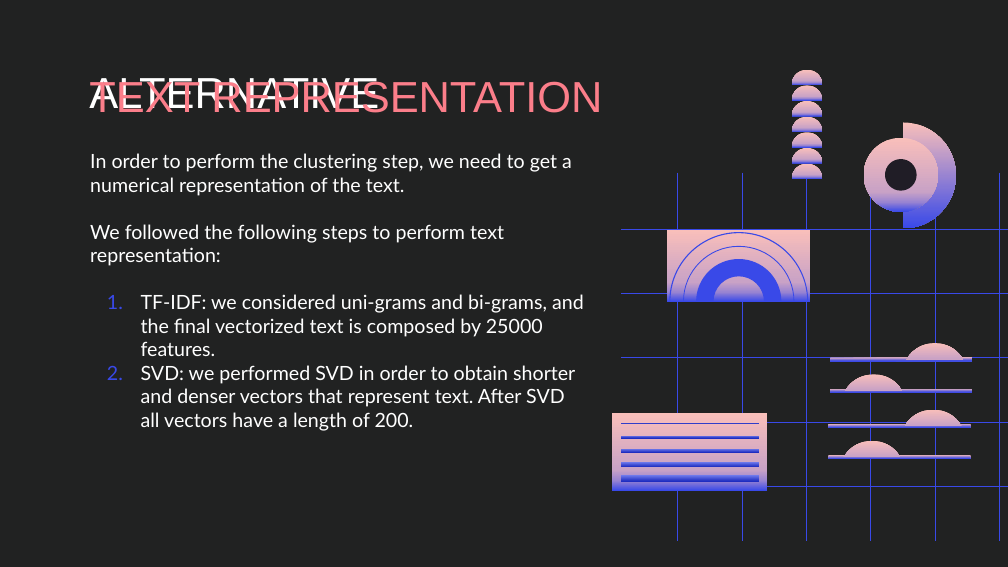
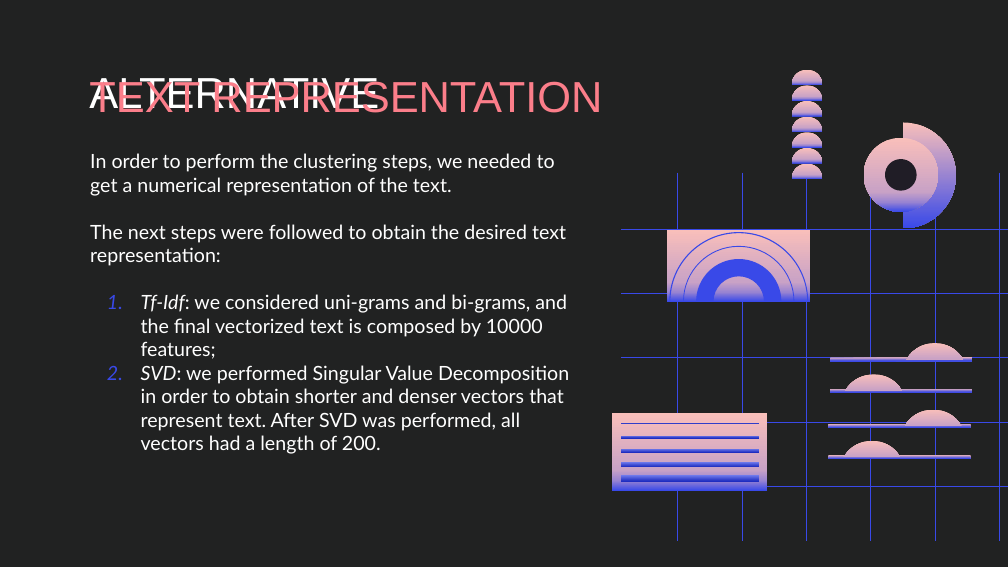
Before and after one commit to Blowdire/TextMiningProject, a slide deck: slide 19 of slideshow/TextMining-Slideshow.pptx (slide 21 before the commit). Drawn at 1008x567 pixels with LibreOffice and Linux fonts; fonts in the diff are those of the drawing. Boxes give left, top, right and bottom in pixels: in the first picture for what was removed or moved away, otherwise in the second. Text is boxed around its words. In the diff, an @@ line names an element or a change of style, - is before the commit and + after.

```diff
--- a/slideshow/TextMining-Slideshow.pptx
+++ b/slideshow/TextMining-Slideshow.pptx
@@ text at [90,153,569,454]: text changed @@
-In order to perform the clustering step, we need to get a numerical representation of the text.
-We followed the following steps to perform text representation:
-1. TF-IDF: we considered uni-grams and bi-grams, and the final vectorized text is composed by 25000 features.
-2. SVD: we performed SVD in order to obtain shorter and denser vectors that represent text. After SVD all vectors have a length of 200.
+In order to perform the clustering steps, we needed to get a numerical representation of the text.
+The next steps were followed to obtain the desired text representation:
+1. Tf-Idf: we considered uni-grams and bi-grams, and the final vectorized text is composed by 10000 features;
+2. SVD: we performed Singular Value Decomposition in order to obtain shorter and denser vectors that represent text. After SVD was performed, all vectors had a length of 200.
```
Also in this commit, not shown: 24 other slides changed, 5 slides removed, 8 other files.
